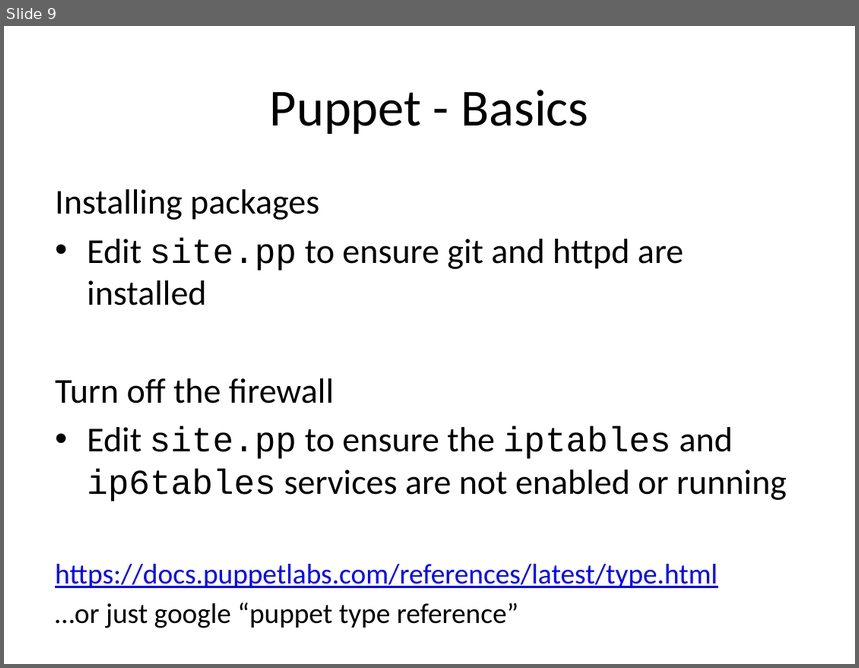
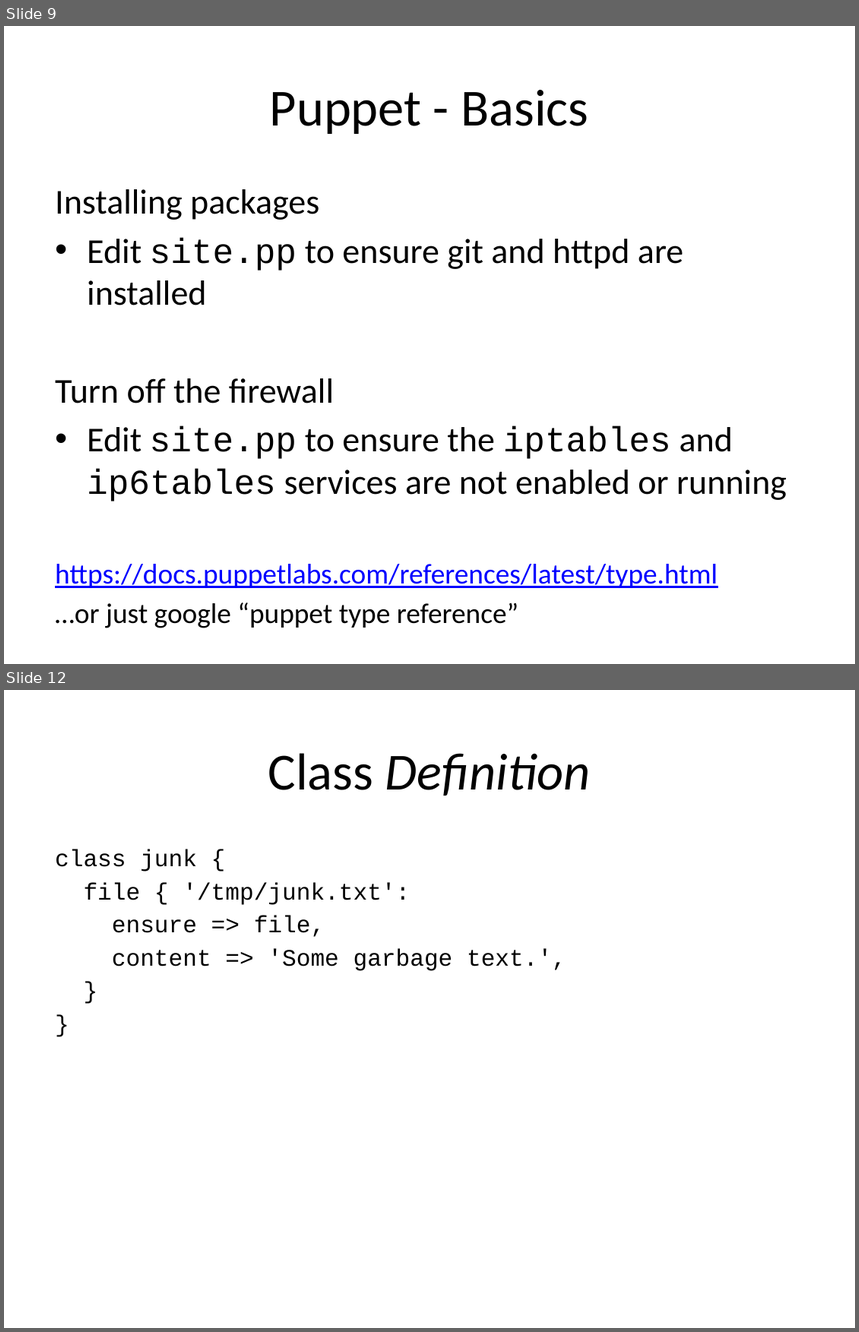
Before and after one commit to andeemarks/xconf-sydney-2014-workshops, a slide deck: 01-provision/xconf-sydney-2014-provision.pptx. Shown one above the other, each under a label of ours: slide 9 before the commit, slides 9 and 12 after it; the slides between them are not shown. The pictures are 859x668 and 859x1332 pixels, drawn with LibreOffice and Linux fonts; fonts in the diff are those of the drawing. Boxes give left, top, right and bottom in pixels: in the first picture for what was removed or moved away, otherwise in the second. Text is boxed around its words. In the diff, an @@ line names an element or a change of style, - is before the commit and + after.

```diff
--- a/01-provision/xconf-sydney-2014-provision.pptx
+++ b/01-provision/xconf-sydney-2014-provision.pptx
@@ slide 12 added at bbox=[4, 690, 855, 1328], background #FFFFFF @@
@@ title added at bbox=[268, 753, 591, 796], 44 pt, text #000000, italic @@
+Class Definition
@@ text added at bbox=[55, 850, 566, 971], 20 pt, text #000000 @@
+class junk {
+file { '/tmp/junk.txt':
+ensure => file,
+content => 'Some garbage text.',
+}
+}
```
Also in this commit, not shown: 1 slide changed, 8 other slides added.
